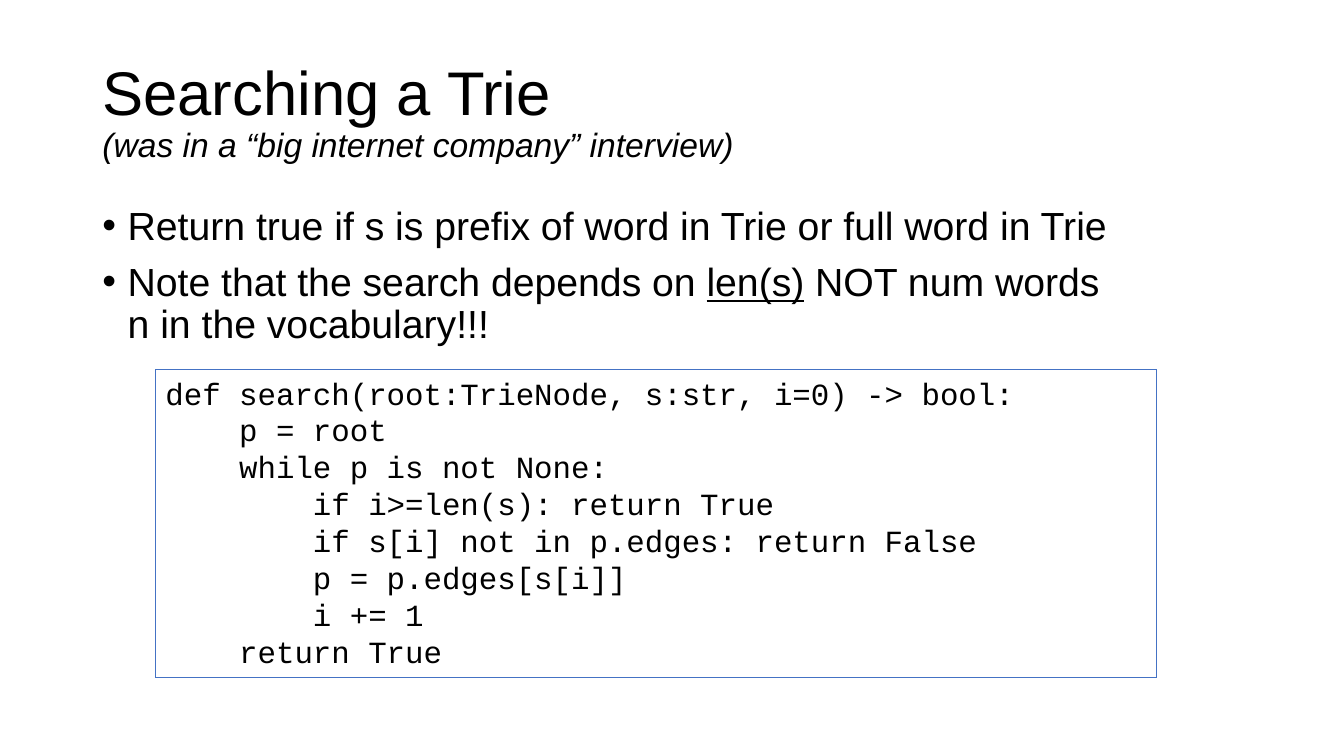
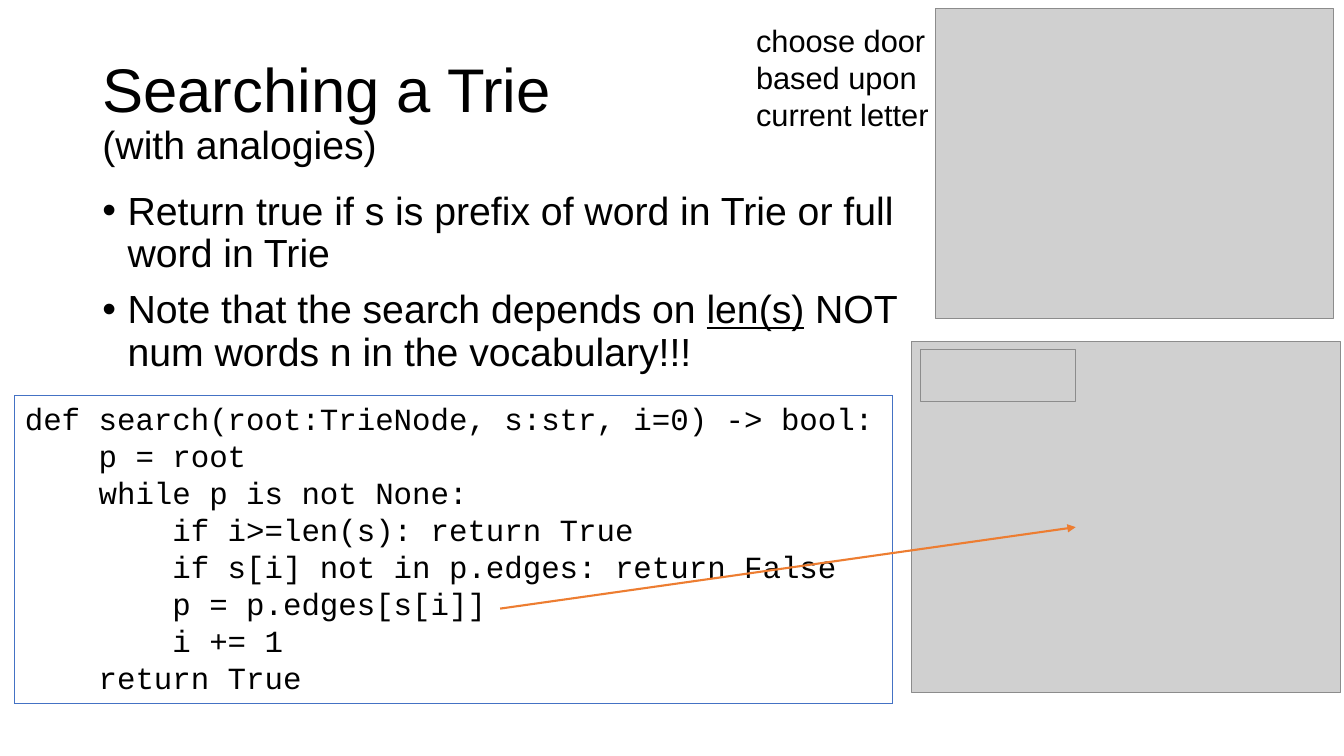
Before and after one commit to parrt/msds689, a slide deck: slide 14 of notes/searching.pptx (slide 13 before the commit). Drawn at 1344x756 pixels with LibreOffice and Linux fonts; fonts in the diff are those of the drawing; grey boxes stand for pictures; background and template pictures are left out. Boxes give left, top, right and bottom in pixels: in the first picture for what was removed or moved away, otherwise in the second. Text is boxed around its words. In the diff, an @@ line names an element or a change of style, - is before the commit and + after.

```diff
--- a/notes/searching.pptx
+++ b/notes/searching.pptx
@@ text added at (x1=756, y1=29, x2=928, y2=127), 22 pt, text #000000 @@
+choose door
+based upon
+current letter
@@ picture added at (x1=936, y1=9, x2=1334, y2=319) @@
@@ title at (x1=102, y1=67, x2=551, y2=167): text changed; size 24 to 28 pt; italic off @@
-Searching a Trie
-(was in a “big internet company” interview)
+Searching a Trie
+(with analogies)
@@ text "Return true if s is ..." rewrapped from (x1=128, y1=211, x2=1107, y2=346) to (x1=128, y1=196, x2=898, y2=374) @@
@@ picture added at (x1=912, y1=342, x2=1342, y2=693) @@
@@ picture added at (x1=922, y1=350, x2=1077, y2=401) @@
@@ rectangle "def search(root:TrieNode, s:str, i=0) -> ..." resized from (x1=155, y1=369, x2=1156, y2=678) to (x1=15, y1=395, x2=893, y2=704) @@
@@ arrow added from (500, 609) to (1076, 527), #ED7D31 1.5 pt @@
```
Also in this commit, not shown: 1 other slide changed, 2 slides added, 2 other files.
